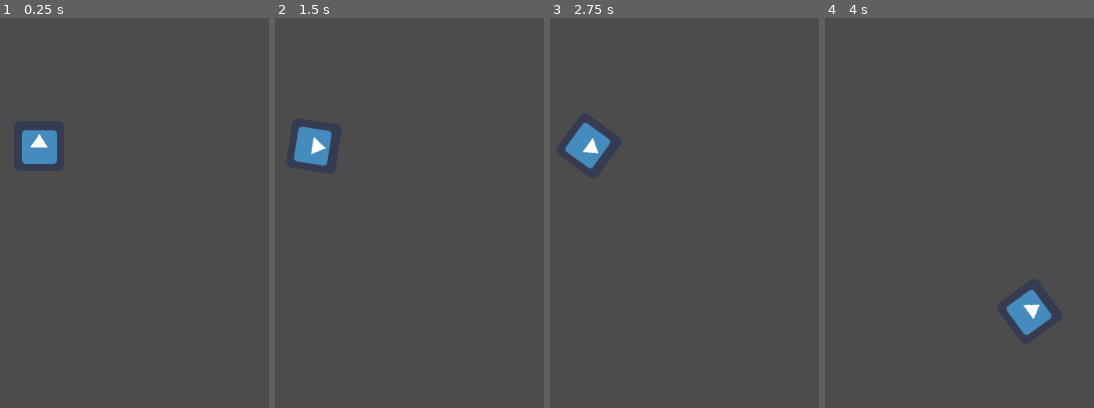
Above: before the commit, frames 1-4 (left to right).
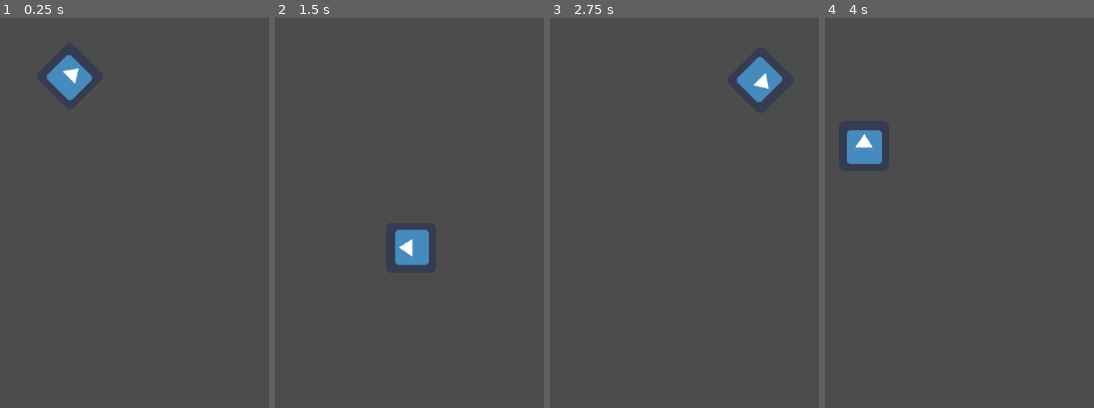
Above: after the commit, the same moments.

Repository: josh-mchugh/godot-tutorial-scripting
Game: Godot game, scene res://Sprite.tscn
The game is run twice, just before and just after one commit, with the same random seed, the same clock (stepped at 60 frames per second) and the same inputs. The engine's default icon, where the game draws it, is replaced by a stand-in: a white triangle on a blue panel in a dark square.
Inputs:
- Up to frame 1 (0.25 s): no input
- Up to frame 2 (1.5 s): hold Right (ui_right) 0.53-1.28 s; hold Left (ui_left) from 1.28 s (still down)
- Up to frame 3 (2.75 s): release Left (ui_left) at 2.03 s; hold Right (ui_right) from 2.03 s (still down)
- Up to frame 4 (4 s): release Right (ui_right) at 2.78 s; hold Up (ui_up) 2.78-3.53 s; hold Left (ui_left) from 3.53 s (still down)

The runs differ from the first frame. In frame 1, 2.3% of the frame differs, in the area x 8-35%, y 9-38%; in frame 2, 2.3%; in frame 3, 2.3%, in the area x 5-87%, y 9-39%; in frame 4, 2.3%.
Error after the commit: Attempt to call function 'connect' in base 'null instance' on a null instance. (res://Sprite.gd:8)

Commit message:
Added code examples from 'Using Signals'

Diff:
--- a/Sprite.gd
+++ b/Sprite.gd
@@ -3,19 +3,17 @@
 var speed = 400
 var angular_speed = PI
 
+func _ready():
+	var timer = get_node("Timer")
+	timer.connect("timeout", self, "_on_timer_timeout")
+
 func _process(delta):
+	rotation += angular_speed * delta
+	var velocity = Vector2.UP.rotated(rotation) * speed
+	position += velocity * delta
 
-	var direction = 0
-	if Input.is_action_pressed("ui_left"):
-		direction = -1
-	elif Input.is_action_pressed("ui_right"):
-		direction = 1
+func _on_button_pressed():
+	set_process(not is_processing())
 
-	rotation += angular_speed * direction * delta
-
-
-	var velocity = Vector2.ZERO
-	if Input.is_action_pressed("ui_up"):
-		velocity = Vector2.UP.rotated(rotation) * speed
-
-	position += velocity * delta
+func _on_timer_timeout():
+	visible = not visible
--- /dev/null
+++ b/spirte_2d.tscn
@@ -0,0 +1,19 @@
+[gd_scene load_steps=2 format=2]
+
+[ext_resource path="res://Sprite.tscn" type="PackedScene" id=1]
+
+[node name="Node2D" type="Node2D"]
+
+[node name="Sprite" parent="." instance=ExtResource( 1 )]
+
+[node name="Timer" type="Timer" parent="Sprite"]
+autostart = true
+
+[node name="Button" type="Button" parent="."]
+margin_left = 480.0
+margin_top = 363.0
+margin_right = 569.0
+margin_bottom = 396.0
+text = "Toggle Motion"
+
+[connection signal="pressed" from="Button" to="Sprite" method="_on_button_pressed"]
